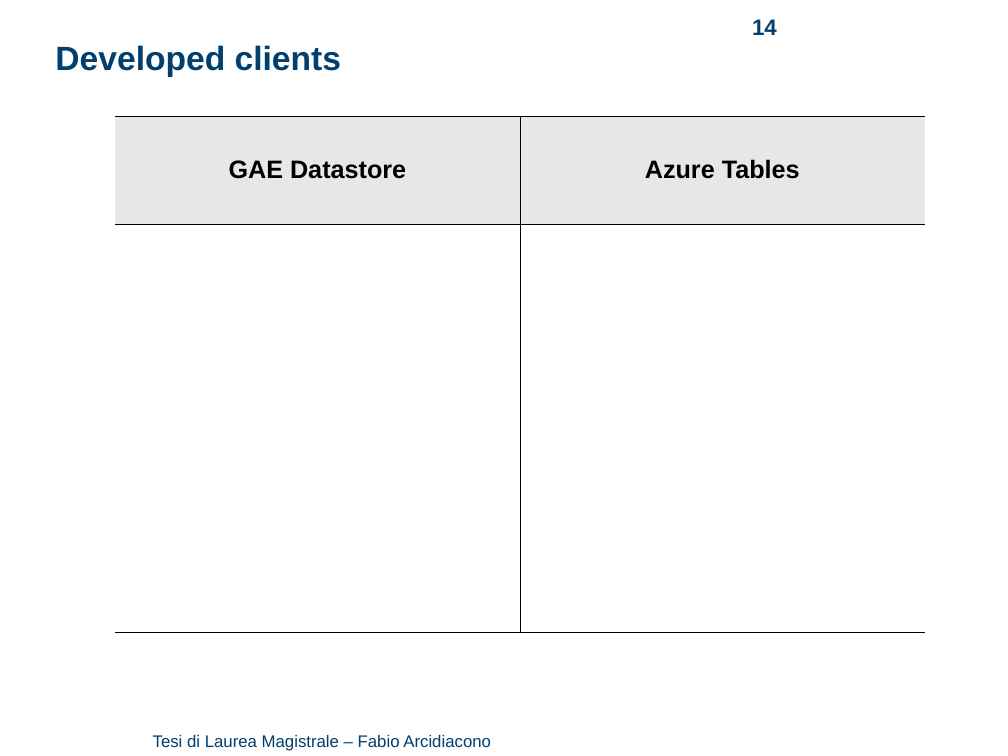
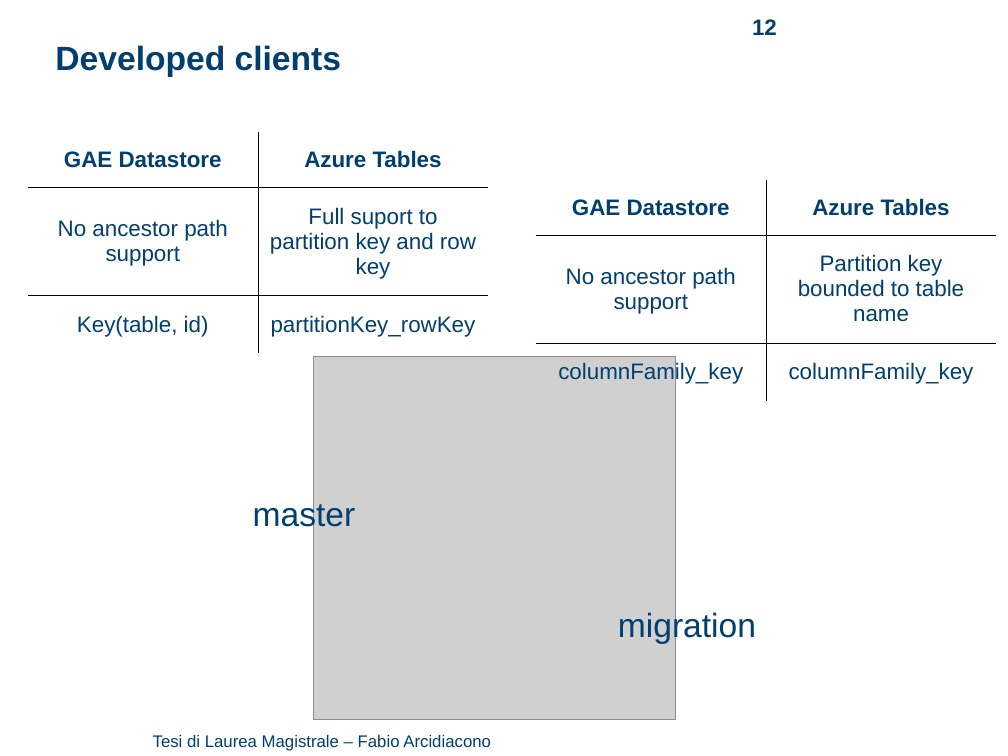
Before and after one commit to arci/thesis, a slide deck: slide 12 of presentation/ThesisPresentation.ppt (slide 14 before the commit). Drawn at 1008x756 pixels with LibreOffice and Linux fonts; fonts in the diff are those of the drawing; grey boxes stand for pictures; background and template pictures are left out. Boxes give left, top, right and bottom in pixels: in the first picture for what was removed or moved away, otherwise in the second. Text is boxed around its words. In the diff, an @@ line names an element or a change of style, - is before the commit and + after.

```diff
--- a/presentation/ThesisPresentation.ppt
+++ b/presentation/ThesisPresentation.ppt
@@ page number at bbox=[752, 19, 777, 35]: text changed @@
-14
+12
@@ table removed at bbox=[115, 116, 925, 632], 2 rows, 2 columns @@
-GAE Datastore | Azure Tables
- | 
@@ table added at bbox=[27, 132, 487, 354], 3 rows, 2 columns @@
+GAE Datastore | Azure Tables
+No ancestor path support | Full suport to partition key and row key
+Key(table, id) | partitionKey_rowKey
@@ table added at bbox=[535, 179, 995, 401], 3 rows, 2 columns @@
+GAE Datastore | Azure Tables
+No ancestor path support | Partition key bounded to table name
+columnFamily_key | columnFamily_key
@@ picture added at bbox=[313, 357, 676, 720] @@
@@ text added at bbox=[253, 499, 356, 533], 24 pt, text #003F6E @@
+master
@@ text added at bbox=[618, 611, 756, 645], 24 pt, text #003F6E @@
+migration
```
Also in this commit, not shown: 3 other slides changed, 5 slides removed, 2 other files.
